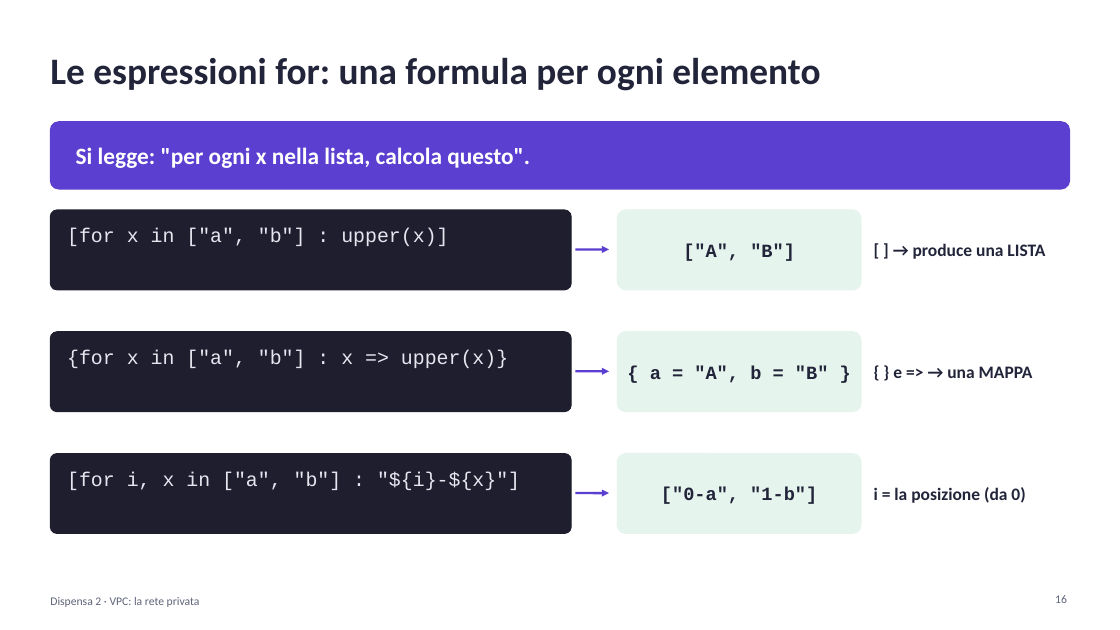
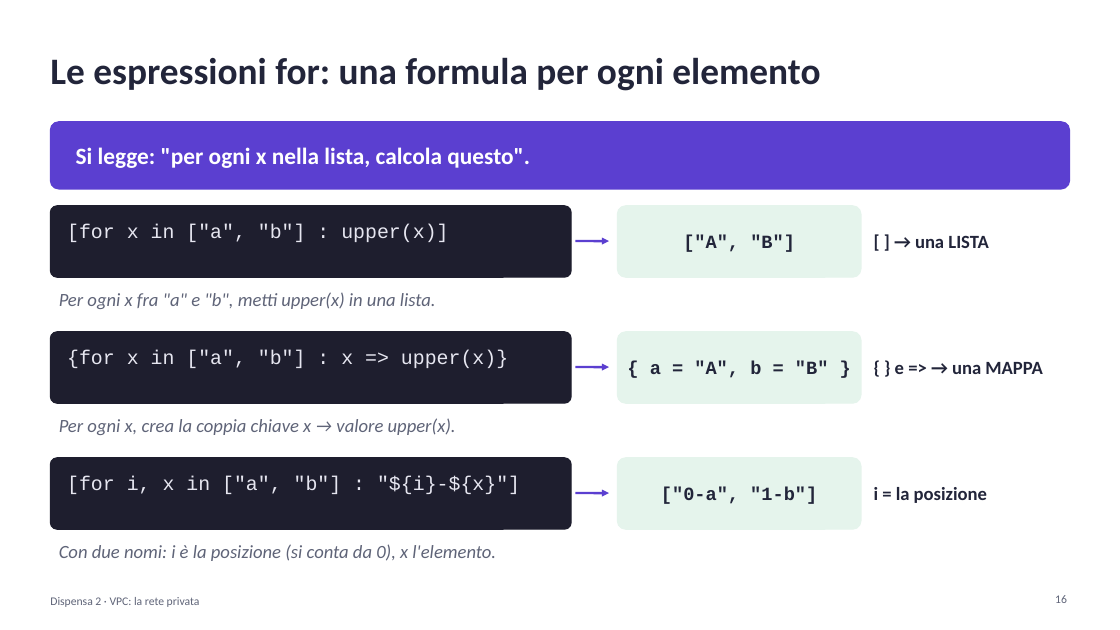
Before and after one commit to cereZ23/aws, a slide deck: slide 16 of slide/slide-2-vpc.pptx. Drawn at 1120x630 pixels with LibreOffice and Linux fonts; fonts in the diff are those of the drawing. Boxes give left, top, right and bottom in pixels: in the first picture for what was removed or moved away, otherwise in the second. Text is boxed around its words. In the diff, an @@ line names an element or a change of style, - is before the commit and + after.

```diff
--- a/slide/slide-2-vpc.pptx
+++ b/slide/slide-2-vpc.pptx
@@ rounded rectangle: place and size @@
-rounded rectangle at box(50, 210, 571, 290)
+rounded rectangle at box(50, 206, 571, 277)
@@ text "["A", "B"]": place and size @@
-text "["A", "B"]" at box(683, 244, 795, 261)
+text "["A", "B"]" at box(683, 235, 795, 252)
@@ rounded rectangle: place and size @@
-rounded rectangle at box(618, 210, 861, 290)
+rounded rectangle at box(618, 206, 861, 277)
@@ text "[for x in ["a", "b"] ...": place and size @@
-text "[for x in ["a", "b"] ..." at box(67, 228, 448, 246)
+text "[for x in ["a", "b"] ..." at box(67, 224, 448, 242)
@@ text at box(915, 235, 988, 248): text changed; size 15 to 16 pt @@
-[ ] → produce una LISTA
+[ ] → una LISTA
@@ arrow moved from (576, 250) - (609, 250) to (576, 241) - (609, 241) @@
@@ text added at box(59, 292, 436, 309), 16 pt, text #5F6478, italic @@
+Per ogni x fra "a" e "b", metti upper(x) in una lista.
@@ rounded rectangle: place and size @@
-rounded rectangle at box(50, 332, 571, 412)
+rounded rectangle at box(50, 332, 571, 403)
@@ proportions changed in 6 elements at box(50, 206, 571, 277), box(618, 206, 861, 277), box(50, 458, 571, 529), box(618, 458, 861, 529), box(50, 332, 571, 403), box(618, 332, 861, 403) @@
@@ text "{ a = "A", b ...": place and size @@
-text "{ a = "A", b ..." at box(650, 366, 828, 383)
+text "{ a = "A", b ..." at box(650, 361, 828, 378)
@@ rounded rectangle: place and size @@
-rounded rectangle at box(618, 332, 861, 412)
+rounded rectangle at box(618, 332, 861, 403)
@@ text "{ } e => → ..." at box(895, 362, 1042, 374): size 15 to 16 pt @@
@@ arrow moved from (576, 371) - (609, 371) to (576, 367) - (609, 367) @@
@@ text added at box(59, 418, 456, 435), 16 pt, text #5F6478, italic @@
+Per ogni x, crea la coppia chiave x → valore upper(x).
@@ rounded rectangle: place and size @@
-rounded rectangle at box(50, 454, 571, 534)
+rounded rectangle at box(50, 458, 571, 529)
@@ text "[for i, x in ["a", ...": place and size @@
-text "[for i, x in ["a", ..." at box(67, 472, 520, 490)
+text "[for i, x in ["a", ..." at box(67, 476, 520, 494)
@@ rounded rectangle: place and size @@
-rounded rectangle at box(618, 454, 861, 534)
+rounded rectangle at box(618, 458, 861, 529)
@@ text at box(874, 487, 987, 503): text changed; size 15 to 16 pt @@
-i = la posizione (da 0)
+i = la posizione
@@ text added at box(59, 544, 496, 561), 16 pt, text #5F6478, italic @@
+Con due nomi: i è la posizione (si conta da 0), x l'elemento.
```
Also in this commit, not shown: 1 other file.
